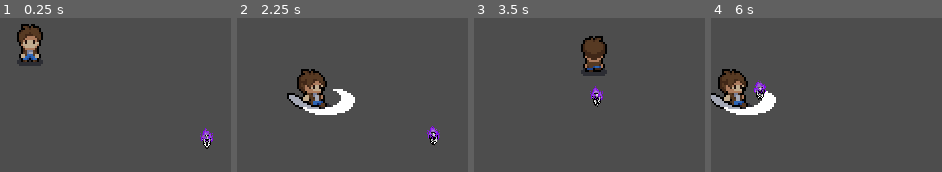
Above: before the commit, frames 1-4 (left to right).
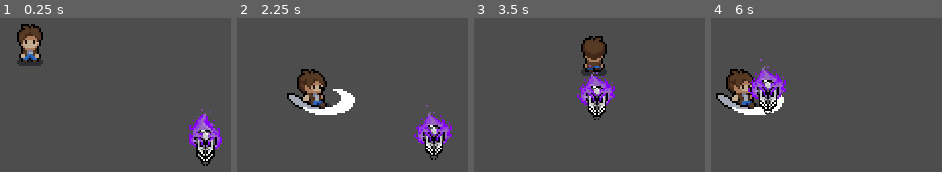
Above: after the commit, the same moments.

Repository: mateus-hba/Gamejam_2024
Game: Godot game, scene res://levels/scenes/level_test.tscn
The game is run twice, just before and just after one commit, with the same random seed, the same clock (stepped at 60 frames per second) and the same inputs. The project has no main scene, so this scene is started directly.
Inputs:
- Up to frame 1 (0.25 s): no input
- Up to frame 2 (2.25 s): hold D (move_right) 0.53-1.28 s; tap Space (attack) at 0.6, 1.35, 2.1 s; hold S (move_down) 1.28-2.03 s; hold D (move_right) from 2.03 s (still down)
- Up to frame 3 (3.5 s): release D (move_right) at 2.78 s; hold W (move_up) from 2.78 s (still down); tap Space (attack) at 2.85 s
- Up to frame 4 (6 s): release W (move_up) at 3.53 s; hold A (move_left) 3.53-5.03 s; tap Space (attack) every 0.75 s from 3.6 to 5.85 s; hold S (move_down) 5.03-5.78 s; hold D (move_right) from 5.78 s (still down)

The runs differ from the first frame. In frame 1, 2.8% of the frame differs, in the area x 81-97%, y 59-97%; in frame 2, 2.6%; in frame 3, 2.6%; in frame 4, 6.2%, in the area x 0-33%, y 26-63%.
Error before the commit: Invalid call. Nonexistent function 'update_health' in base 'CharacterBody2D (FlyingSkull)'. (res://character/scripts/character.gd:71)

Commit message:
Ligando animação da caveira flutuante

Diff:
--- a/character/scenes/character.tscn
+++ b/character/scenes/character.tscn
@@ -834,7 +834,7 @@
 states/walk/position = Vector2(564, 95.3333)
 
 [sub_resource type="RectangleShape2D" id="RectangleShape2D_tyssw"]
-size = Vector2(12, 14)
+size = Vector2(14, 16)
 
 [node name="Character" type="CharacterBody2D" node_paths=PackedStringArray("_attack_timer", "_animation_tree") groups=["character"]]
 script = ExtResource("1_mi2it")
@@ -881,6 +881,7 @@
 disabled = true
 
 [node name="Hurtbox" type="Area2D" parent="."]
+collision_mask = 10
 
 [node name="HurtboxCollisionShape2D" type="CollisionShape2D" parent="Hurtbox"]
 show_behind_parent = true
--- a/character/scenes/flying_skull.tscn
+++ b/character/scenes/flying_skull.tscn
@@ -41,6 +41,20 @@
 "idle": SubResource("Animation_mdakn")
 }
 
+[sub_resource type="AnimationNodeAnimation" id="AnimationNodeAnimation_h45d5"]
+animation = &"idle"
+
+[sub_resource type="AnimationNodeStateMachineTransition" id="AnimationNodeStateMachineTransition_ix0hh"]
+advance_mode = 2
+
+[sub_resource type="AnimationNodeStateMachine" id="AnimationNodeStateMachine_a71fn"]
+states/End/position = Vector2(320, 87.4732)
+states/Start/position = Vector2(61.3333, 86.2716)
+"states/idle 2/node" = SubResource("AnimationNodeAnimation_h45d5")
+"states/idle 2/position" = Vector2(206, 87)
+transitions = ["Start", "idle 2", SubResource("AnimationNodeStateMachineTransition_ix0hh")]
+graph_offset = Vector2(-74, -19)
+
 [sub_resource type="CapsuleShape2D" id="CapsuleShape2D_8cyba"]
 radius = 3.0
 height = 10.0
@@ -49,18 +63,28 @@
 radius = 61.0082
 
 [node name="Flying_skull" type="CharacterBody2D" groups=["enemy"]]
+collision_layer = 8
 script = ExtResource("1_yx43n")
 
 [node name="Texture" type="Sprite2D" parent="."]
 position = Vector2(5.68434e-14, 5.68434e-14)
-scale = Vector2(0.05, 0.05)
+scale = Vector2(0.125, 0.125)
 texture = ExtResource("1_f5wao")
 hframes = 3
 
-[node name="Animation" type="AnimationPlayer" parent="Texture"]
+[node name="Animation" type="AnimationPlayer" parent="."]
+root_node = NodePath("../Texture")
 libraries = {
 "": SubResource("AnimationLibrary_owkrs")
 }
+
+[node name="AnimationTree" type="AnimationTree" parent="."]
+root_node = NodePath("../Texture")
+libraries = {
+"": SubResource("AnimationLibrary_owkrs")
+}
+tree_root = SubResource("AnimationNodeStateMachine_a71fn")
+anim_player = NodePath("../Animation")
 
 [node name="CollisionShape2D" type="CollisionShape2D" parent="."]
 show_behind_parent = true
@@ -68,6 +92,7 @@
 shape = SubResource("CapsuleShape2D_8cyba")
 
 [node name="DetectionArea" type="Area2D" parent="."]
+collision_layer = 0
 
 [node name="Collision" type="CollisionShape2D" parent="DetectionArea"]
 show_behind_parent = true
--- a/character/scripts/character.gd
+++ b/character/scripts/character.gd
@@ -75,3 +75,4 @@
 func _on_hurtbox_body_entered(body):
 	if body.is_in_group("enemy"):
 		print("Enemy entered")
+	#elif  body.is_in_group("ameaças"):
--- a/project.godot
+++ b/project.godot
@@ -55,6 +55,14 @@
 ]
 }
 
+[layer_names]
+
+2d_physics/layer_1="Player"
+2d_physics/layer_2="Ameaças"
+2d_physics/layer_3="Ambiente"
+2d_physics/layer_4="Inimigos"
+2d_physics/layer_5="Itens"
+
 [rendering]
 
 textures/canvas_textures/default_texture_filter=0
Not shown: 1 places in character/scenes/flying_skull.tscn that only renumber resources
